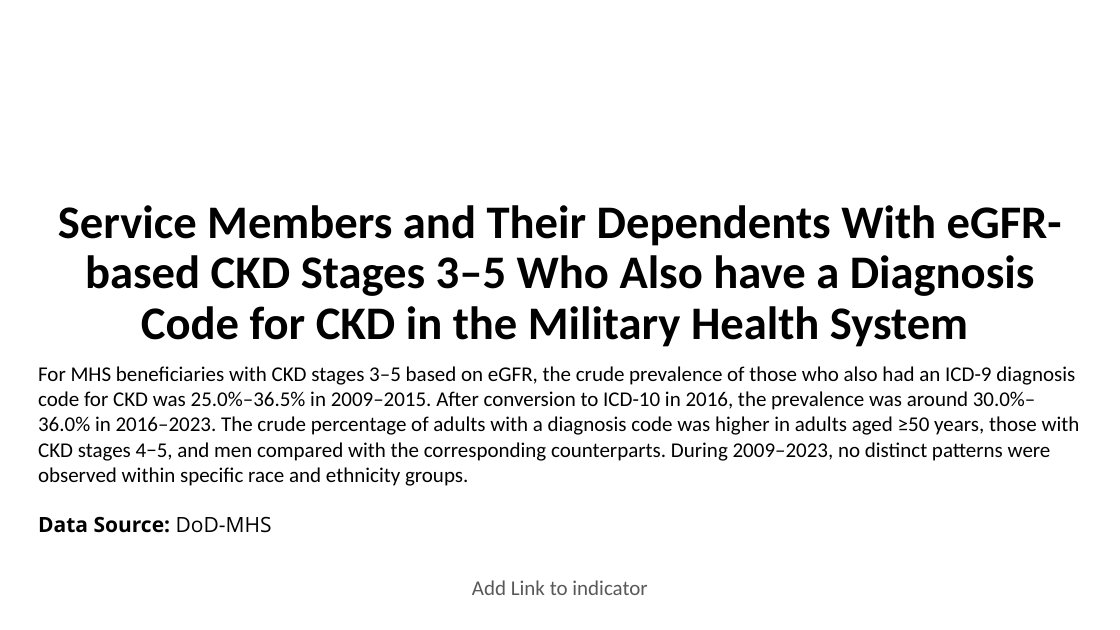
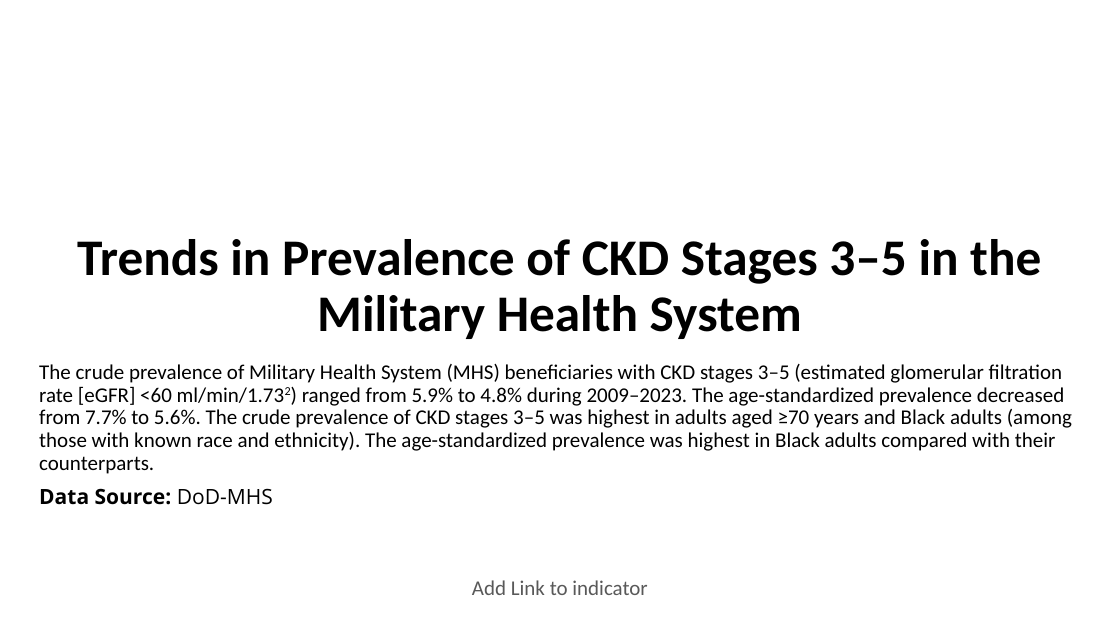
Before and after one commit to CDCgov/nccdphp-ddt-kdss, a slide deck: slide 1 of CKDSurveillance/PPT/Q756.pptx. Drawn at 1120x630 pixels with LibreOffice and Linux fonts; fonts in the diff are those of the drawing; background and template pictures are left out. Boxes give left, top, right and bottom in pixels: in the first picture for what was removed or moved away, otherwise in the second. Text is boxed around its words. In the diff, an @@ line names an element or a change of style, - is before the commit and + after.

```diff
--- a/CKDSurveillance/PPT/Q756.pptx
+++ b/CKDSurveillance/PPT/Q756.pptx
@@ title "Trends in Prevalence of CKD ..." at (77, 239, 1041, 339): vertical alignment middle to bottom @@
@@ title at (77, 239, 1041, 339): text changed; size 40 to 44 pt @@
-Service Members and Their Dependents With eGFR-based CKD Stages 3–5 Who Also have a Diagnosis Code for CKD in the Military Health System
+Trends in Prevalence of CKD Stages 3–5 in the Military Health System
@@ subtitle at (39, 364, 1072, 474): text changed @@
-For MHS beneficiaries with CKD stages 3–5 based on eGFR, the crude prevalence of those who also had an ICD-9 diagnosis code for CKD was 25.0%–36.5% in 2009–2015. After conversion to ICD-10 in 2016, the prevalence was around 30.0%–36.0% in 2016–2023. The crude percentage of adults with a diagnosis code was higher in adults aged ≥50 years, those with CKD stages 4−5, and men compared with the corresponding counterparts. During 2009–2023, no distinct patterns were observed within specific race and ethnicity groups.
+The crude prevalence of Military Health System (MHS) beneficiaries with CKD stages 3–5 (estimated glomerular filtration rate [eGFR] <60 ml/min/1.732) ranged from 5.9% to 4.8% during 2009–2023. The age-standardized prevalence decreased from 7.7% to 5.6%. The crude prevalence of CKD stages 3–5 was highest in adults aged ≥70 years and Black adults (among those with known race and ethnicity). The age-standardized prevalence was highest in Black adults compared with their counterparts.
@@ subtitle at (39, 488, 273, 505): line spacing 1 to 0.9; more space between paragraphs @@
```
Also in this commit, not shown: 7 other slides changed, 1 other file.
